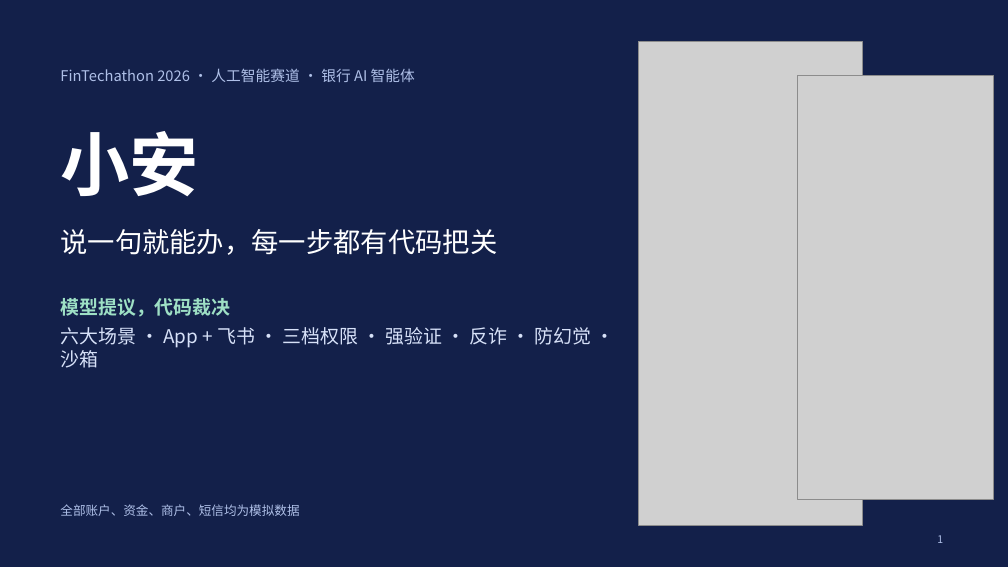
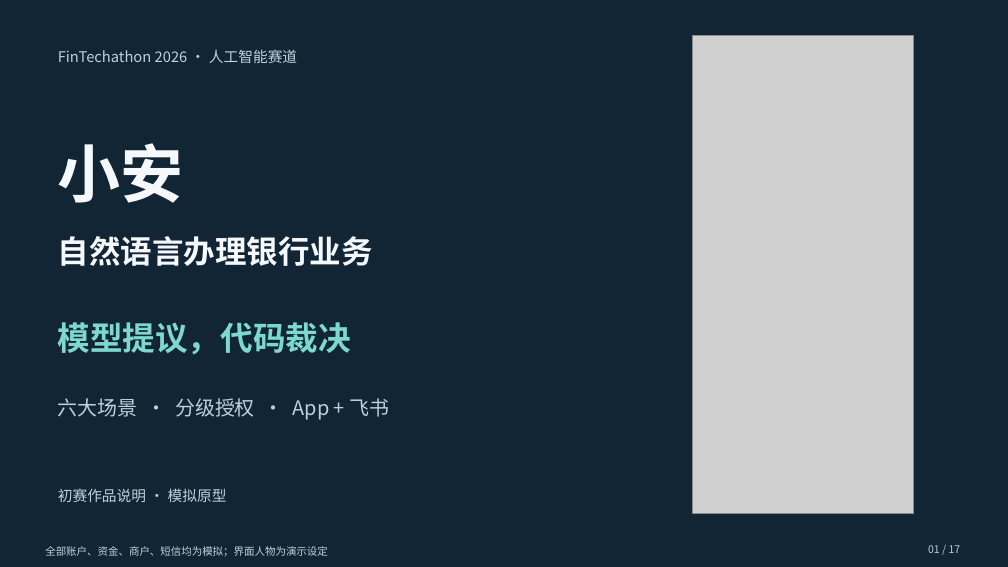
Before and after one commit to HelloHermit/fintechathon, a slide deck: slide 1 of deliverables/答辩PPT.pptx. Drawn at 1008x567 pixels with LibreOffice and Linux fonts; fonts in the diff are those of the drawing; grey boxes stand for pictures. Boxes give left, top, right and bottom in pixels: in the first picture for what was removed or moved away, otherwise in the second. Text is boxed around its words. In the diff, an @@ line names an element or a change of style, - is before the commit and + after.

```diff
--- a/deliverables/答辩PPT.pptx
+++ b/deliverables/答辩PPT.pptx
@@ background #13204A to #112535 @@
@@ text at (x1=58, y1=49, x2=297, y2=63): text changed; text colour #AFC0E8 to #BDD0DB @@
-FinTechathon 2026 · 人工智能赛道 · 银行 AI 智能体
+FinTechathon 2026 · 人工智能赛道
@@ picture resized from (x1=639, y1=42, x2=863, y2=526) to (x1=693, y1=36, x2=913, y2=513) @@
@@ picture removed at (x1=798, y1=76, x2=994, y2=499) @@
@@ text "小安" moved from (x1=60, y1=131, x2=199, y2=196) to (x1=58, y1=143, x2=184, y2=203) @@
@@ text "小安" at (x1=58, y1=143, x2=184, y2=203): size 66 to 60 pt, text colour #FFFFFF to #F5F8FC; vertical alignment middle to top @@
@@ text added at (x1=58, y1=236, x2=373, y2=266), 30 pt, text #F5F8FC, bold @@
+自然语言办理银行业务
@@ vertical alignment middle to top in 4 elements at (x1=58, y1=49, x2=297, y2=63), (x1=58, y1=398, x2=389, y2=420), (x1=58, y1=488, x2=227, y2=502), (x1=58, y1=322, x2=351, y2=355) @@
@@ text at (x1=58, y1=322, x2=351, y2=355): text changed; size 26 to 31 pt; text colour #FFFFFF to #7DD9D0; bold on @@
-说一句就能办，每一步都有代码把关
+模型提议，代码裁决
@@ text at (x1=58, y1=398, x2=389, y2=420): text changed; size 18 to 19 pt; text colour #D7E1F8 to #BDD0DB @@
-模型提议，代码裁决
-六大场景 · App + 飞书 · 三档权限 · 强验证 · 反诈 · 防幻觉 · 沙箱
+六大场景 · 分级授权 · App + 飞书
@@ text at (x1=58, y1=488, x2=227, y2=502): text changed; size 12 to 14 pt; text colour #AFC0E8 to #BDD0DB @@
-全部账户、资金、商户、短信均为模拟数据
+初赛作品说明 · 模拟原型
@@ page number removed at (x1=937, y1=535, x2=943, y2=543) @@
-1
@@ text added at (x1=45, y1=546, x2=328, y2=556), 10 pt, text #BDD0DB @@
+全部账户、资金、商户、短信均为模拟；界面人物为演示设定
@@ text added at (x1=928, y1=545, x2=961, y2=553), 10 pt, text #BDD0DB @@
+01 / 17
```
Also in this commit, not shown: 8 other slides changed, 8 slides added, 6 slides removed, 1 other file.
